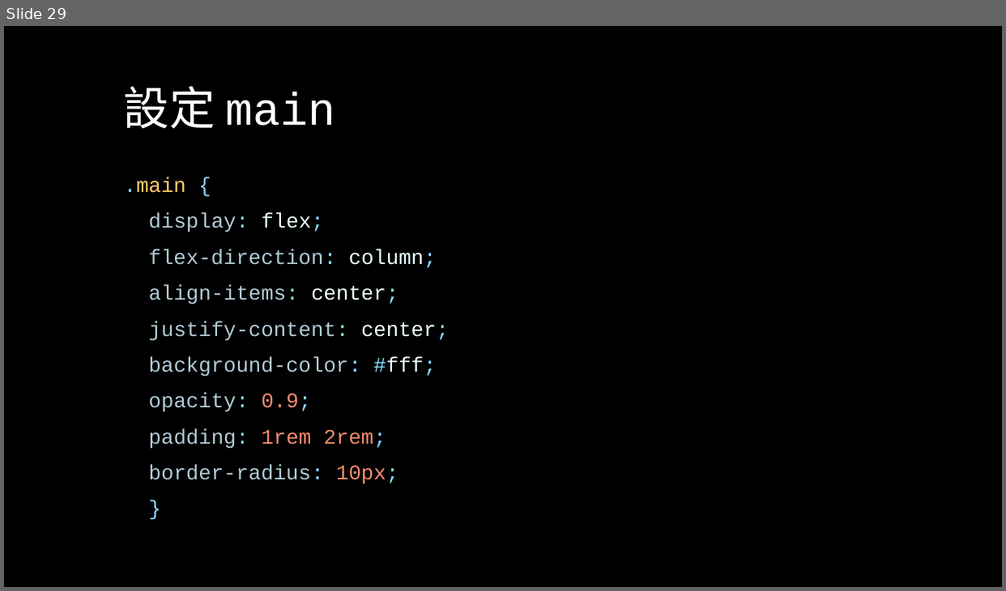
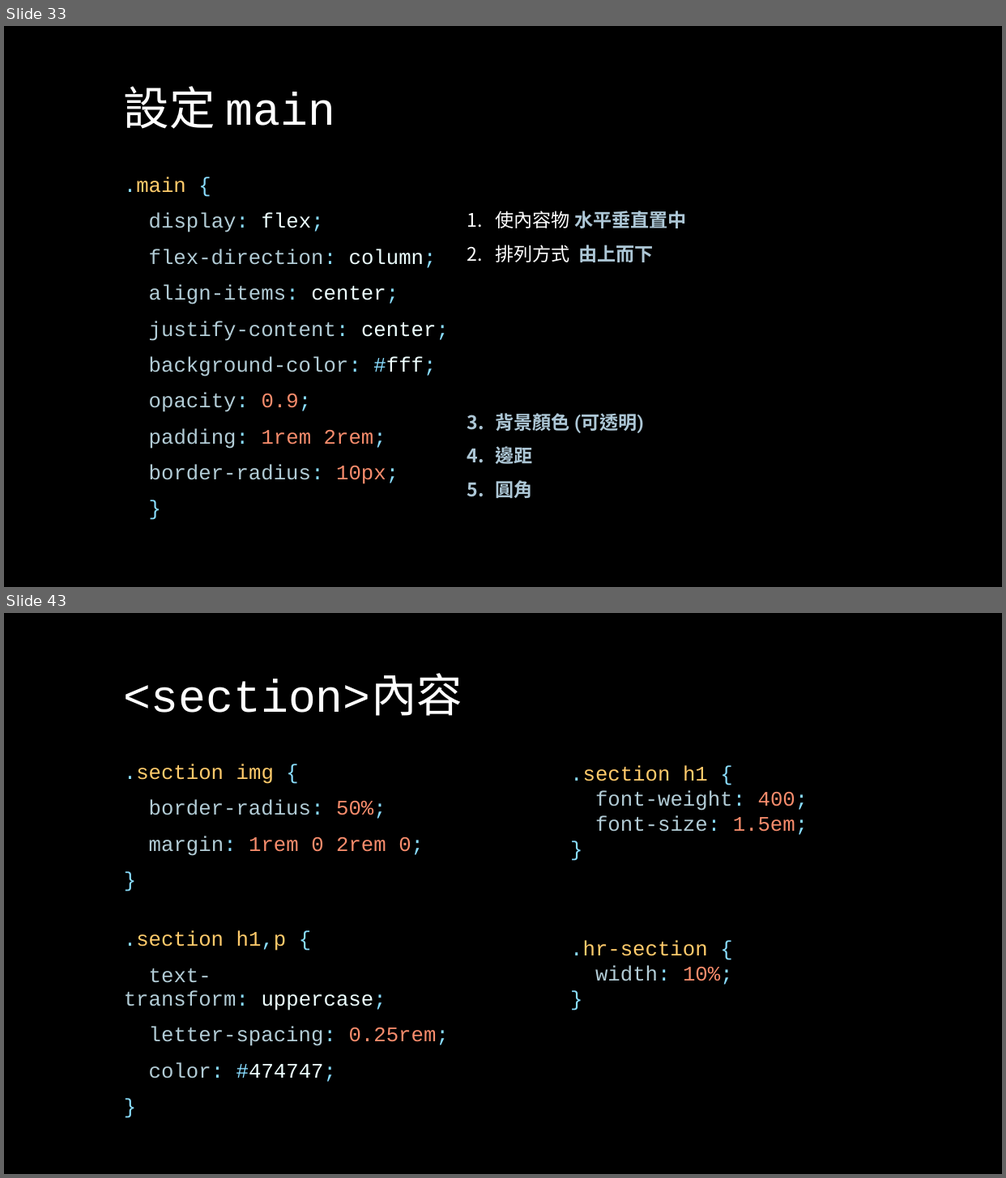
Before and after one commit to Alicexdcw/FrontEndTutorial, a slide deck: sidle-project-porfit.pptx. Shown one above the other, each under a label of ours: slide 29 before the commit, slides 33 and 43 after it; the slides between them are not shown. The pictures are 1006x591 and 1006x1178 pixels, drawn with LibreOffice and Linux fonts; fonts in the diff are those of the drawing. Boxes give left, top, right and bottom in pixels: in the first picture for what was removed or moved away, otherwise in the second. Text is boxed around its words. In the diff, an @@ line names an element or a change of style, - is before the commit and + after.

```diff
--- a/sidle-project-porfit.pptx
+++ b/sidle-project-porfit.pptx
@@ slide 43 added at (4,613,1002,1174), background #EFEDE3; not listed: 2 template elements that a slide beside it also shows @@
@@ title added at (124,679,462,716), 44 pt, text #FFFFFF @@
+<section>內容
@@ text added at (124,764,449,1082), 20 pt, text #B2CCD6 @@
+.section img {
+border-radius: 50%;
+margin: 1rem 0 2rem 0;
+}
+.section h1,p {
+text-transform: uppercase;
+letter-spacing: 0.25rem;
+color: #474747;
+}
@@ text added at (570,766,808,985), 20 pt, text #B2CCD6 @@
+.section h1 {
+font-weight: 400;
+font-size: 1.5em;
+}
+.hr-section {
+width: 10%;
+}
@@ what was slide 29 is now slide 33 @@
@@ slide 33 changed as well @@
@@ text added at (495,211,687,501), 18 pt, text #ADC7D6, bold @@
+1. 使內容物 水平垂直置中
+2. 排列方式 由上而下
+3. 背景顏色 (可透明)
+4. 邊距
+5. 圓角
```
Also in this commit, not shown: 6 other slides changed, 14 other slides added, 1 slide removed, 3 other files.
